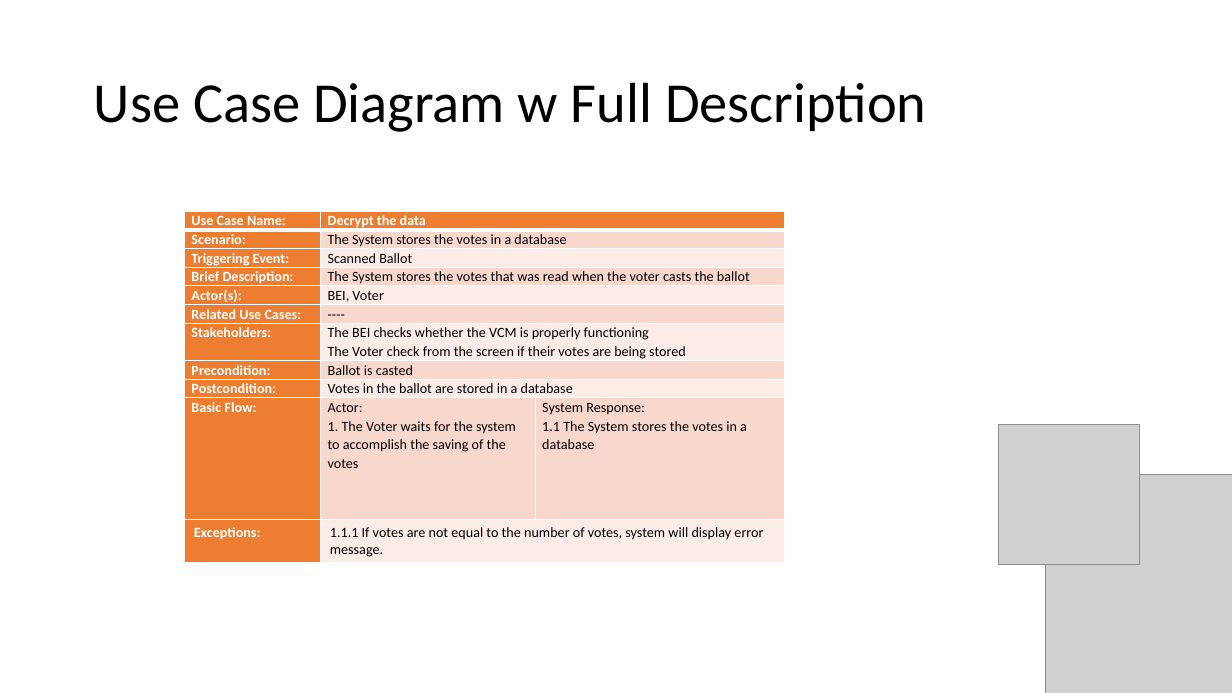
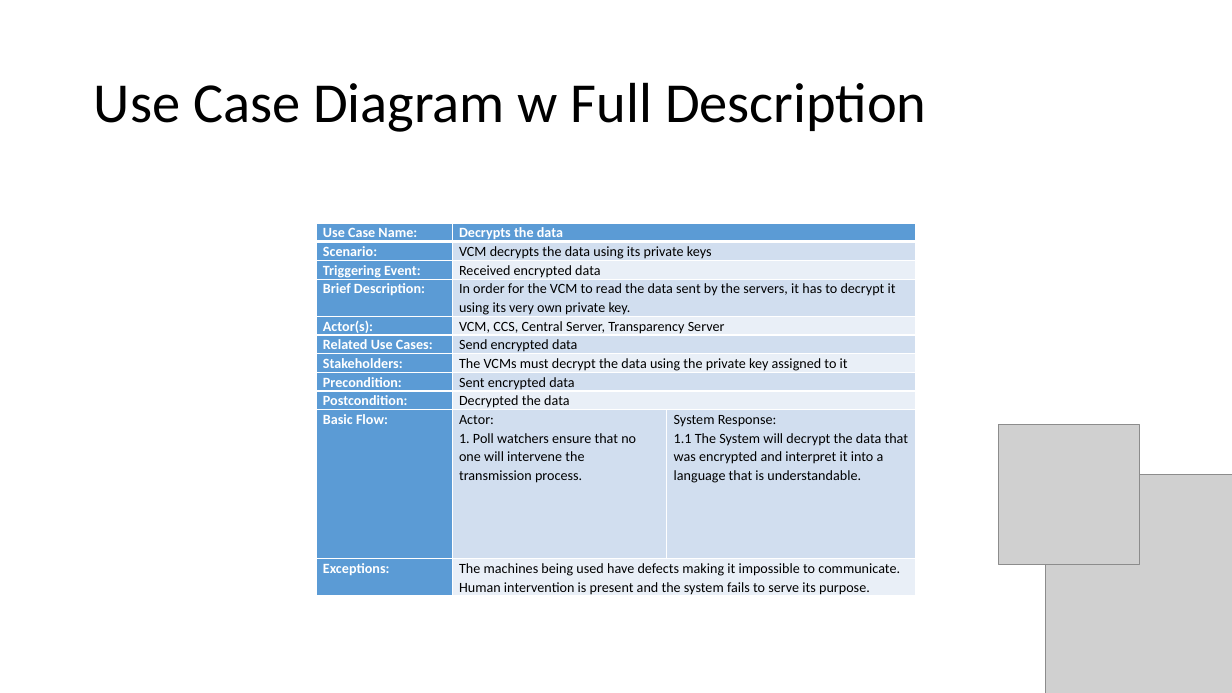
Before and after one commit to seans888/Project---Automate-Election, a slide deck: slide 19 of Documentation/DiagramMaker2.pptx. Drawn at 1232x693 pixels with LibreOffice and Linux fonts; fonts in the diff are those of the drawing; grey boxes stand for pictures. Boxes give left, top, right and bottom in pixels: in the first picture for what was removed or moved away, otherwise in the second. Text is boxed around its words. In the diff, an @@ line names an element or a change of style, - is before the commit and + after.

Commit message:
fINALIZED PPT PAPER DIAGRAMS WIKI

```diff
--- a/Documentation/DiagramMaker2.pptx
+++ b/Documentation/DiagramMaker2.pptx
@@ table removed at box(185, 212, 785, 520), 10 rows, 3 columns @@
-Use Case Name: | Decrypt the data | 
-Scenario: | The System stores the votes in a database | 
-Triggering Event: | Scanned Ballot | 
-Brief Description: | The System stores the votes that was read when the voter casts the ballot | 
-Actor(s): | BEI, Voter | 
-Related Use Cases: | ---- | 
-Stakeholders: | The BEI checks whether the VCM is properly functioning / The Voter check from the screen if their votes are being stored | 
-Precondition: | Ballot is casted | 
-Postcondition: | Votes in the ballot are stored in a database | 
-Basic Flow: | Actor: / 1. The Voter waits for the system to accomplish the saving of the votes | System Response: / 1.1 The System stores the votes in a database
@@ table added at box(316, 223, 916, 599), 11 rows, 3 columns @@
+Use Case Name: | Decrypts the data | 
+Scenario: | VCM decrypts the data using its private keys | 
+Triggering Event: | Received encrypted data | 
+Brief Description: | In order for the VCM to read the data sent by the servers, it has to decrypt it using its very own private key. | 
+Actor(s): | VCM, CCS, Central Server, Transparency Server | 
+Related Use Cases: | Send encrypted data | 
+Stakeholders: | The VCMs must decrypt the data using the private key assigned to it | 
+Precondition: | Sent encrypted data | 
+Postcondition: | Decrypted the data | 
+Basic Flow: | Actor: / 1. Poll watchers ensure that no one will intervene the transmission process. | System Response: / 1.1 The System will decrypt the data that was encrypted and interpret it into a language that is understandable.
+Exceptions: | The machines being used have defects making it impossible to communicate. / Human intervention is present and the system fails to serve its purpose. | 
@@ table removed at box(185, 519, 785, 563), 1 rows, 2 columns @@
-Exceptions: | 1.1.1 If votes are not equal to the number of votes, system will display error message.
```
Also in this commit, not shown: 5 other slides changed, 2 other files.
